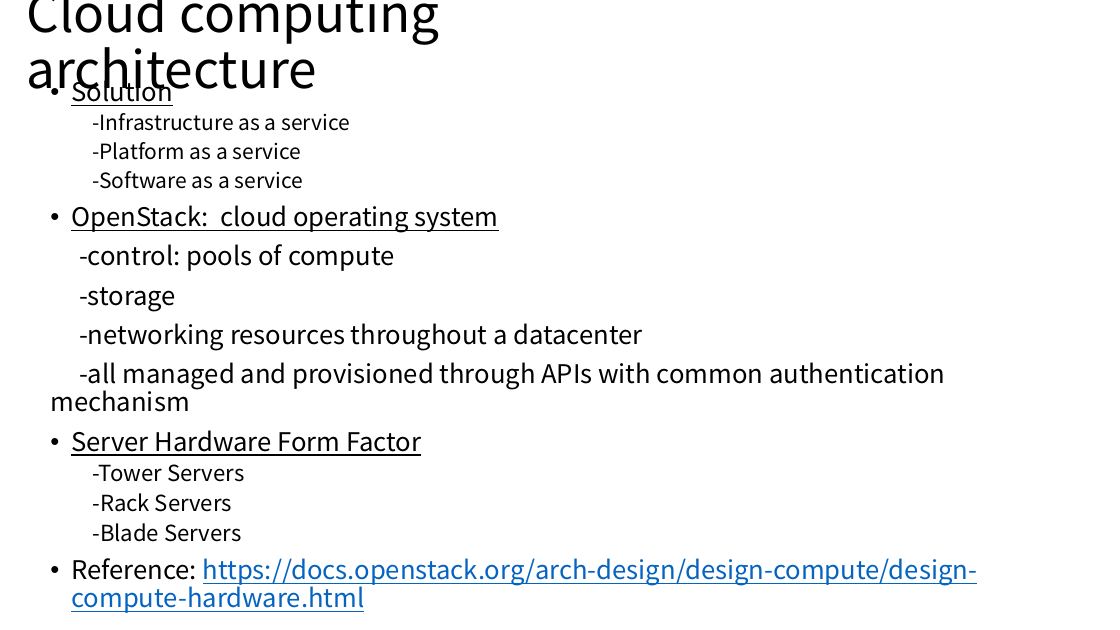
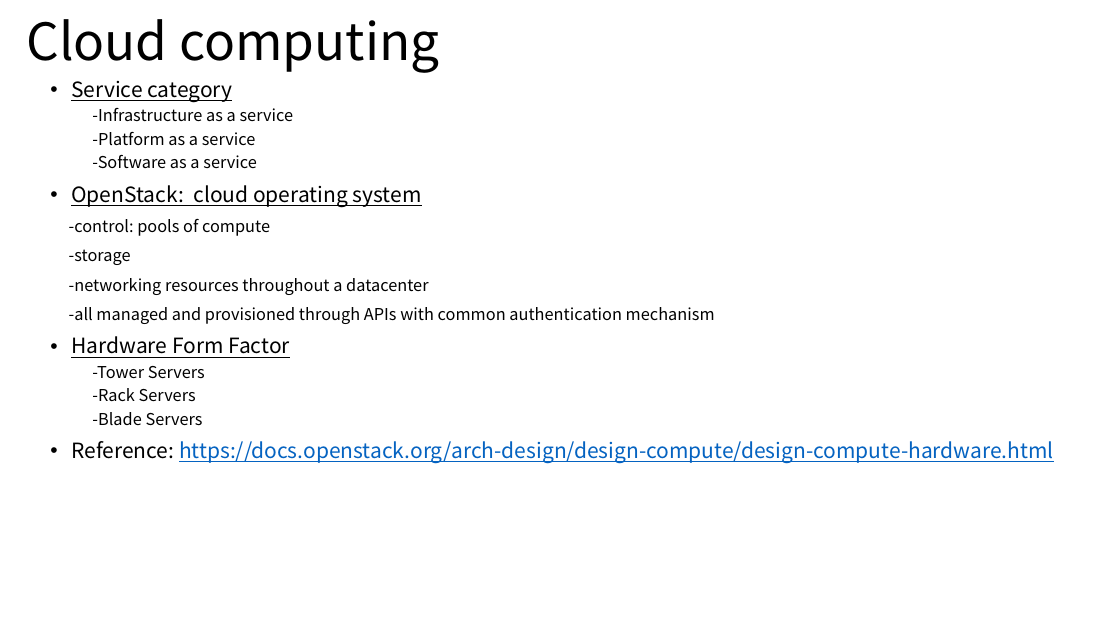
Before and after one commit to louishu302/cixtool, a slide deck: slide 4 of Future Computing.pptx. Drawn at 1120x630 pixels with LibreOffice and Linux fonts; fonts in the diff are those of the drawing. Boxes give left, top, right and bottom in pixels: in the first picture for what was removed or moved away, otherwise in the second. Text is boxed around its words. In the diff, an @@ line names an element or a change of style, - is before the commit and + after.

```diff
--- a/Future Computing.pptx
+++ b/Future Computing.pptx
@@ title at bbox=[26, 19, 439, 73]: text changed @@
-Cloud computing architecture
+Cloud computing
@@ text at bbox=[71, 81, 233, 102]: text changed; size 22 to 18 pt @@
-• Solution
+• Service category
@@ text at bbox=[69, 108, 1054, 463]: size 18 to 14 pt in "-Infrastructure as a service", "-Platform as a service", "-Software as a service"; size 22 to 18 pt in "OpenStack: cloud operating system", "Reference: https://docs.openstack.org/arch-design/design-com ..."; size 22 to 14 pt in "-control: pools of compute", "-storage", "-networking resources throughout a datacenter", "-all managed and provisioned through APIs with ..."; size 19 to 14 pt in "-Tower Servers", "-Rack Servers", "-Blade Servers" @@
@@ text at bbox=[71, 336, 290, 358]: text changed; size 22 to 18 pt @@
-• Server Hardware Form Factor
+• Hardware Form Factor
```
Also in this commit, not shown: 2 other slides changed.
